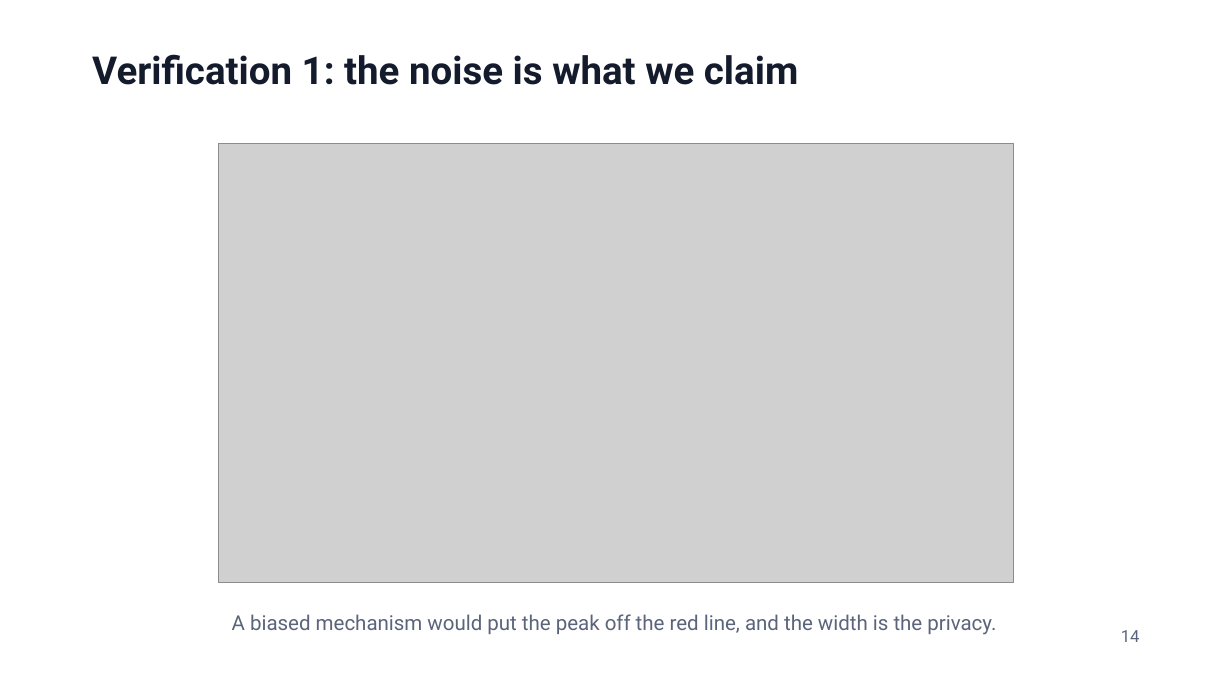
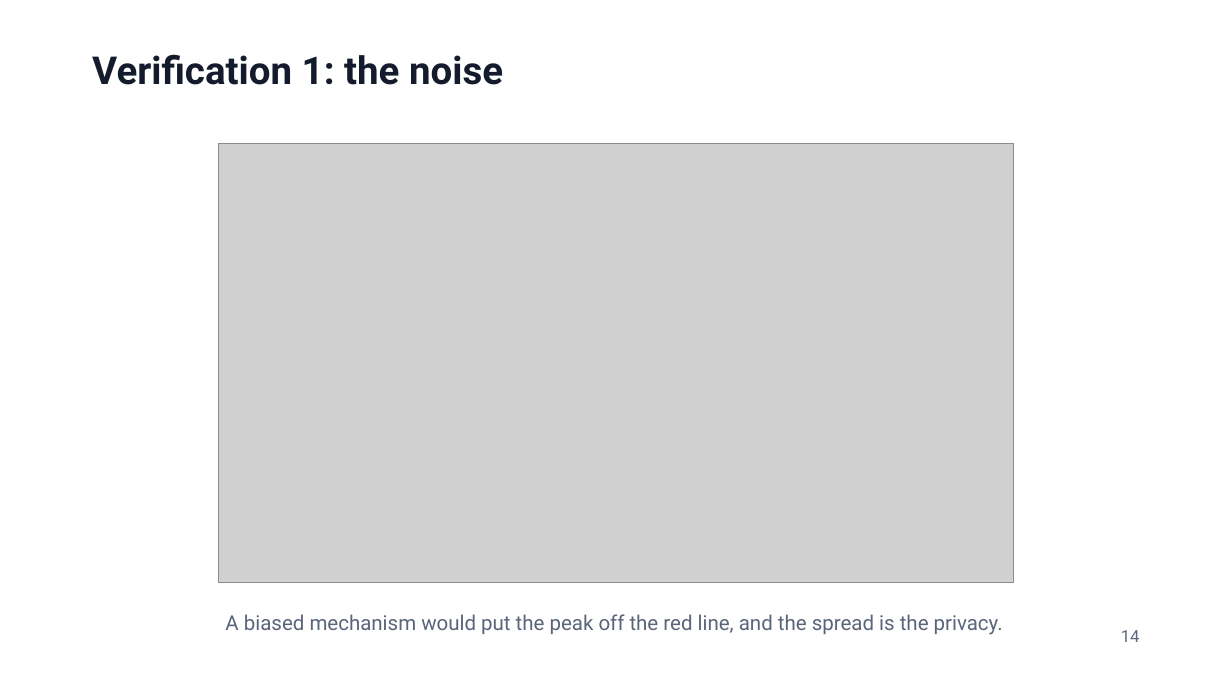
Before and after one commit to jzonthemtn/ldp-for-search, a slide deck: slide 14 of ldp_for_search_slides.pptx. Drawn at 1232x693 pixels with LibreOffice and Linux fonts; fonts in the diff are those of the drawing; grey boxes stand for pictures. Boxes give left, top, right and bottom in pixels: in the first picture for what was removed or moved away, otherwise in the second. Text is boxed around its words. In the diff, an @@ line names an element or a change of style, - is before the commit and + after.

```diff
--- a/ldp_for_search_slides.pptx
+++ b/ldp_for_search_slides.pptx
@@ text at (x1=92, y1=54, x2=503, y2=85): text changed @@
-Verification 1: the noise is what we claim
+Verification 1: the noise
@@ text at (x1=225, y1=614, x2=1003, y2=635): text changed @@
-A biased mechanism would put the peak off the red line, and the width is the privacy.
+A biased mechanism would put the peak off the red line, and the spread is the privacy.
```
Also in this commit, not shown: 14 other slides changed, 2 slides added, 4 slides removed, 7 other files.
